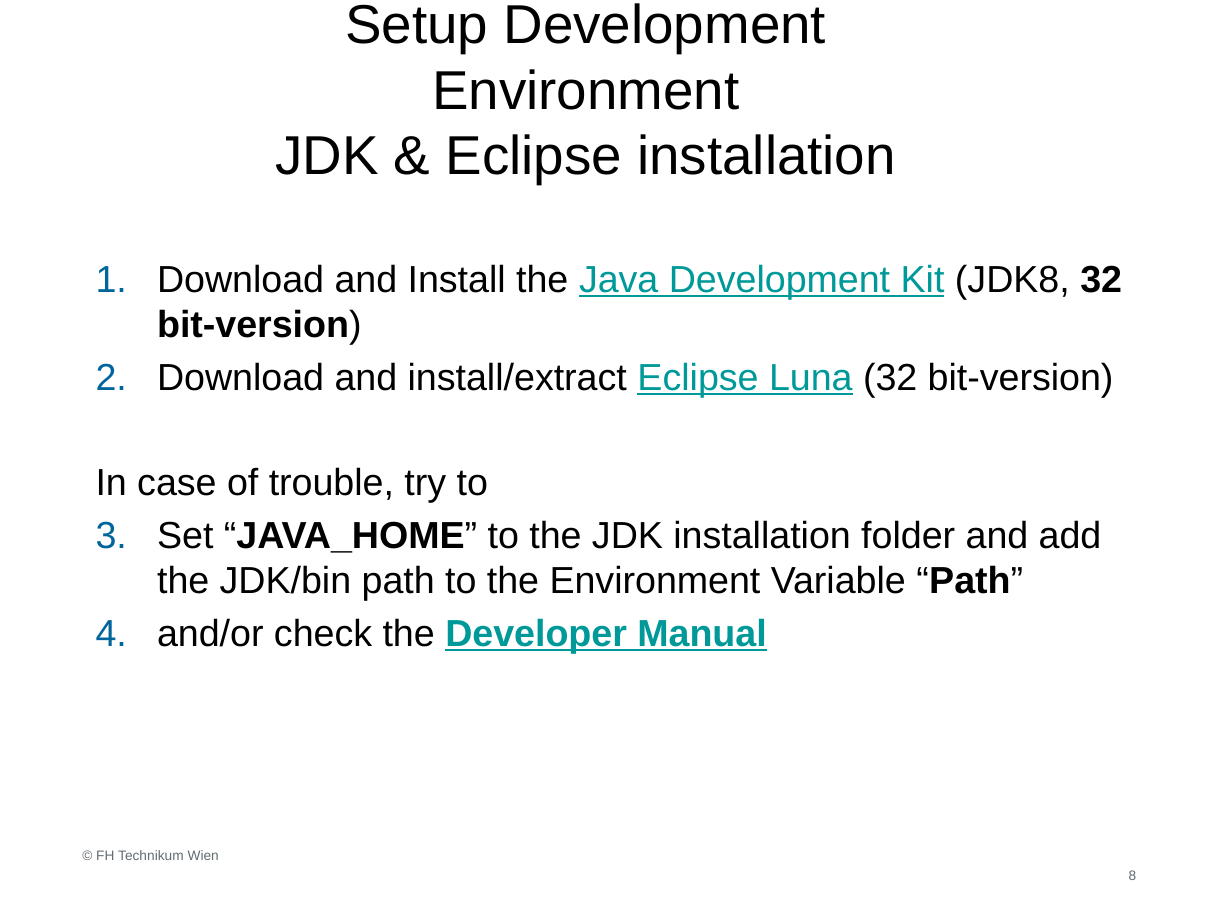
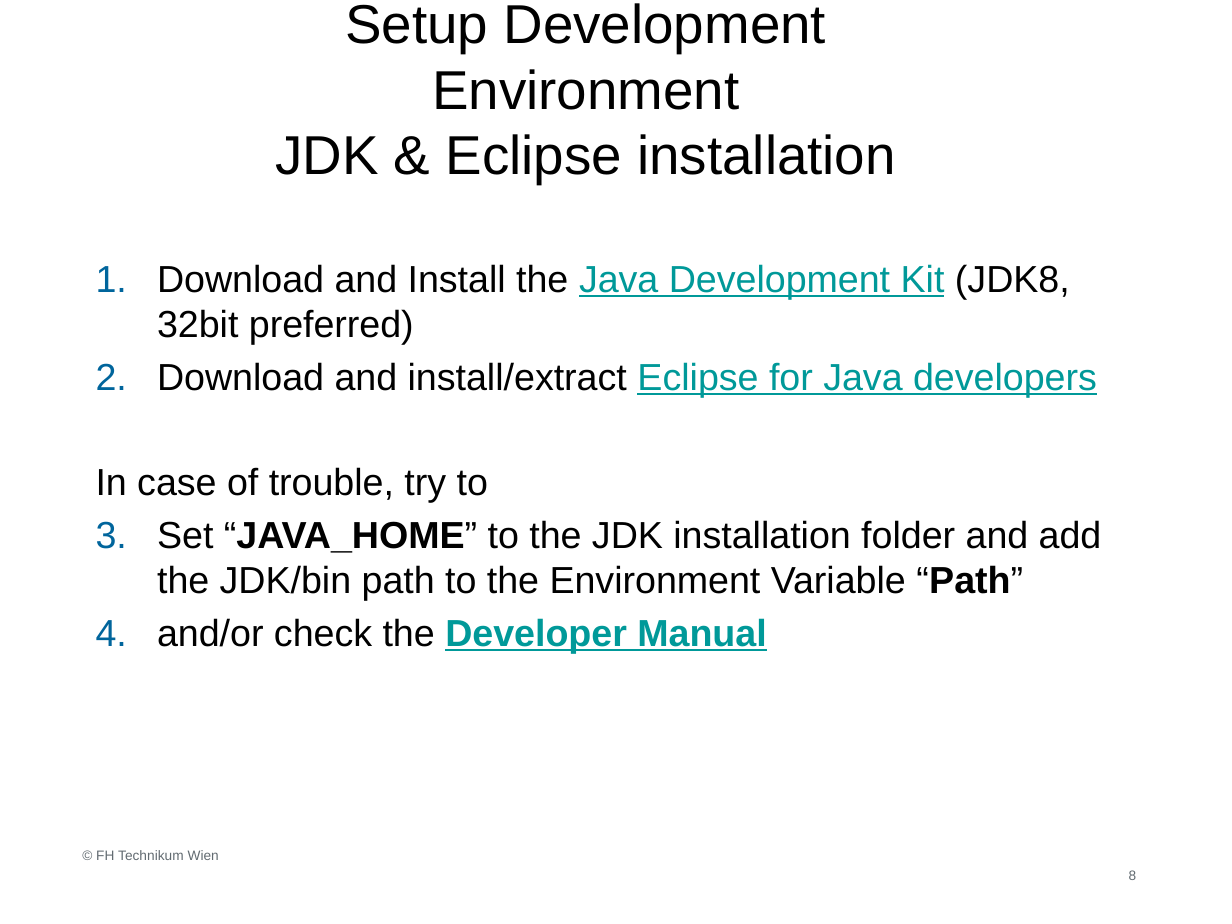
Before and after one commit to asterics/AsTeRICS, a slide deck: slide 8 of Documentation/AsTeRICS Plugin Development.pptx. Drawn at 1232x924 pixels with LibreOffice and Linux fonts; fonts in the diff are those of the drawing; background and template pictures are left out. Boxes give left, top, right and bottom in pixels: in the first picture for what was removed or moved away, otherwise in the second. Text is boxed around its words. In the diff, an @@ line names an element or a change of style, - is before the commit and + after.

Commit message:
updated slides for Plugin development for Asterics 3.0
[x] Use ant run-debugs instead of start_debug.bat to start ARE.
[x] added slide for ResourceRegistry

```diff
--- a/Documentation/AsTeRICS Plugin Development.pptx
+++ b/Documentation/AsTeRICS Plugin Development.pptx
@@ text at (x1=157, y1=264, x2=1097, y2=397): text changed @@
-1. Download and Install the Java Development Kit (JDK8, 32 bit-version)
-2. Download and install/extract Eclipse Luna (32 bit-version)
+1. Download and Install the Java Development Kit (JDK8, 32bit preferred)
+2. Download and install/extract Eclipse for Java developers
```
Also in this commit, not shown: 9 other slides changed, 1 slide added, 1 other file.
